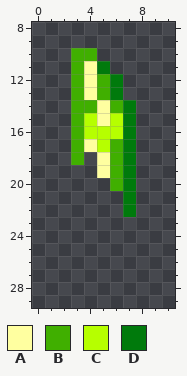
Pixel-art sprite -- items/active/weapons/melee/broadsword/ss_acidiridiumsaberfullbright.png. Above is the file before it was changed.
The file is 11x46 pixels. Shown: x 0..10, y 8..29.
Palette (. is transparent): A #ffffa0  B #40af00  C #b6ff00  D #007a0c
Pixels before, first column x 3:
10 BB...
11 BAD..
12 BABD.
13 BABD.
14 BBABD
15 BCACD
16 BCCCD
17 BACBD
18 B.ABD
19 ..ABD
20 ...BD
21 ....D
22 ....D
The same view after the edit:
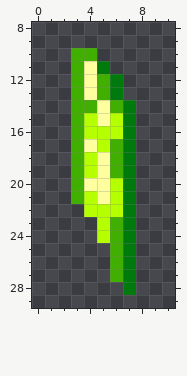
Changes in this commit:
y 18: x 4 . -> C
y 19: x 3..4 .. -> BC
y 20: x 3..6 ...B -> BAAC
y 21: x 3..6 .... -> BCAC
y 22: x 4..6 ... -> CCC
y 23..24: x 5..7 ... -> CBD
y 25..27: x 6..7 .. -> BD
y 28: x 7 . -> D
Changed places in both pictures, as pixel boxes (x1, y1, x2, y2):
changed: (71, 152, 136, 295)
